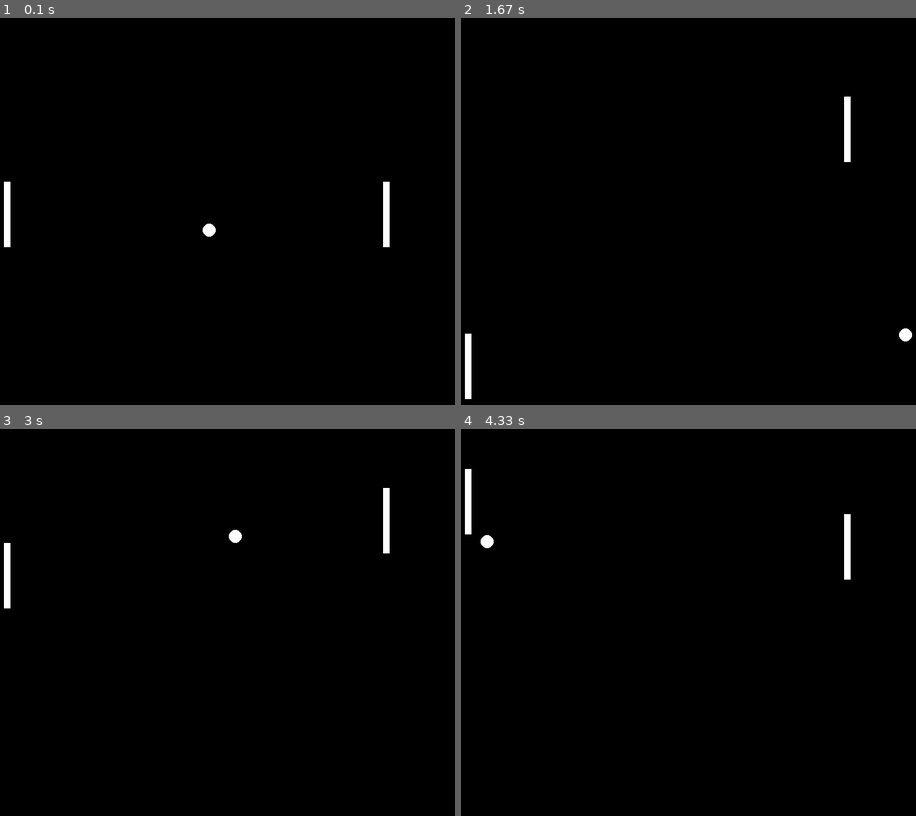
Above: before the commit, frames 1-4 (two rows, left to right).
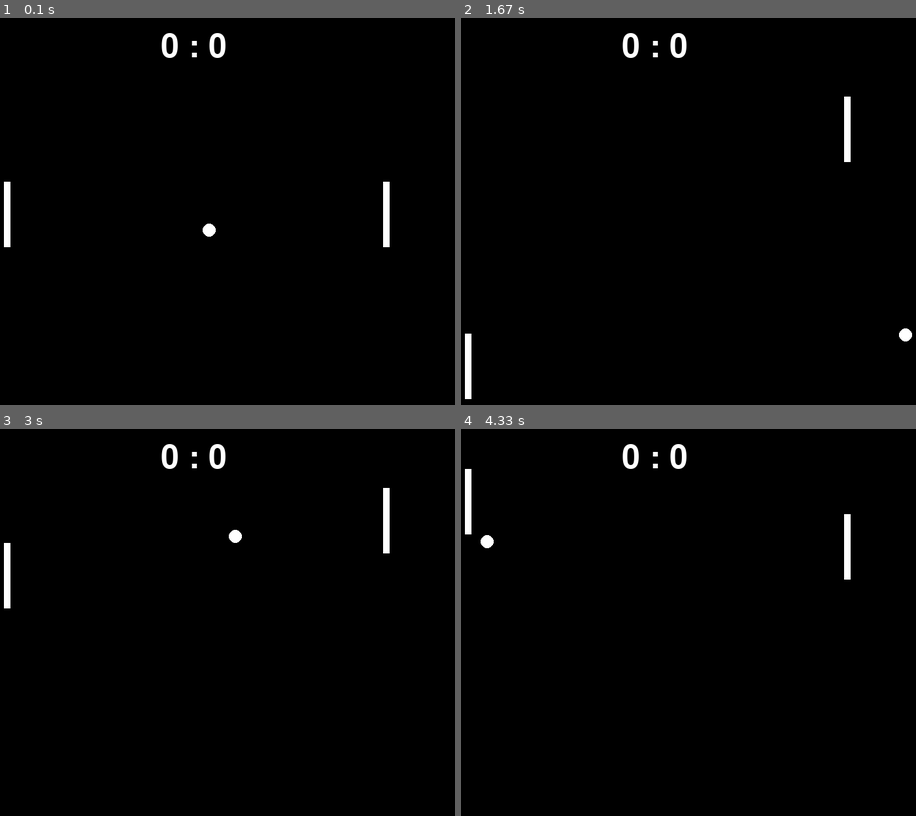
Above: after the commit, the same moments.

Repository: JanKurdila/pygame_voleyball
Game: pygame game, started from main.py
Same seed, same stepped clock (60 frames per second), same inputs: the game is played once before the commit and once after it.
Inputs:
- Up to frame 1 (0.1 s): no input
- Up to frame 2 (1.67 s): hold Up 0.33-0.8 s; hold Down 0.83-1.13 s; hold Up 1.17-1.53 s; hold Down from 1.57 s (still down)
- Up to frame 3 (3 s): release Down at 1.93 s; hold Up 1.97-2.27 s; hold Down 2.3-2.6 s; hold Up from 2.63 s (still down)
- Up to frame 4 (4.33 s): release Up at 3 s; hold Down 3.03-3.4 s; hold Up 3.43-3.73 s; hold Down 3.77-4.07 s; hold Up from 4.1 s (still down)

The runs differ from the first frame. In frame 1, 0.3% of the frame differs, in the area x 35-50%, y 3-11%; in frame 2, 0.3%; in frame 3, 0.3%; in frame 4, 0.3%.

Commit message:
9) Vytvorenie skóre 0 : 0

Diff:
--- a/Config/config.py
+++ b/Config/config.py
@@ -1,4 +1,5 @@
 import random
+import pygame
 
 ROZLISENIE = (800, 600)
 FARBA_POZADIA = (0, 0, 0)
@@ -10,3 +11,9 @@
 
 HRAC1_SCORE = 0
 HRAC2_SCORE = 0
+
+pygame.init()
+FONT_SCORE = pygame.font.Font(None, 74)
+
+# Počiatočné skóre
+SCORE = [0, 0]
--- a/main.py
+++ b/main.py
@@ -26,6 +26,11 @@
         return True
     return False
 
+def draw_score(window, font, score):
+    """Funkcia na vykreslenie skóre"""
+    text = font.render(f"{score[0]} : {score[1]}", True, (255, 255, 255))
+    window.blit(text, (config.ROZLISENIE[0] // 2 - text.get_width() // 2, 20))
+
 if __name__ == "__main__":
     pygame.init()
 
@@ -34,6 +39,9 @@
 
     clock = pygame.time.Clock()
 
+    # Inicializácia fontu
+    font = config.FONT_SCORE
+
     hrac1 = pygame.Rect(config.ROZLISENIE[0] - 110, config.ROZLISENIE[1] // 2 - 50, 10, 100)
     hrac2 = pygame.Rect(110, config.ROZLISENIE[1] // 2 - 50, 10, 100)
 
@@ -41,6 +49,9 @@
 
     rychlost_lopty_x = random.choice([1, -1]) * 4
     rychlost_lopty_y = random.choice([1, -1]) * 4
+
+    # Počiatočné skóre
+    score = config.SCORE
 
     while True:
         for event in pygame.event.get():
@@ -70,6 +81,9 @@
         pygame.draw.rect(window, "white", hrac2)
         pygame.draw.circle(window, config.FARBA_LOPTY, lopta.center, config.POLOMER_LOPTY)
 
+        # Vykreslenie skóre
+        draw_score(window, font, score)
+
         pygame.display.update()
 
         clock.tick(config.FPS)
